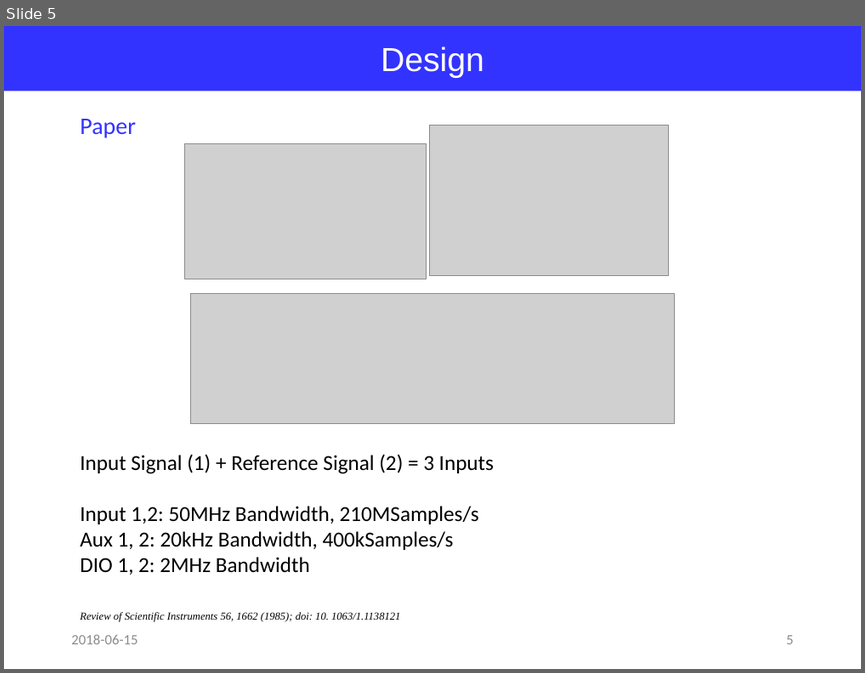
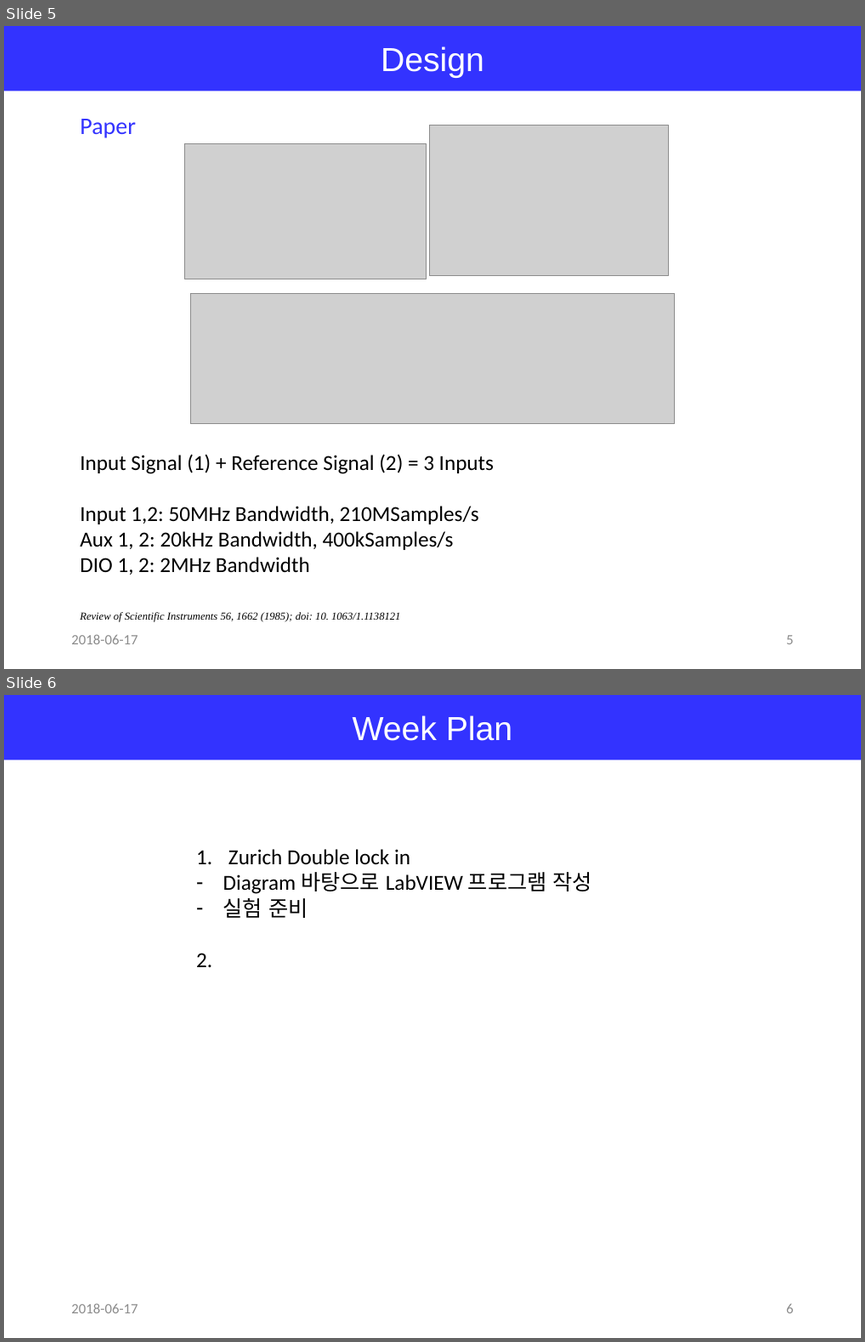
Before and after one commit to jglee96/NBTP_Lab, a slide deck: 랩미팅/201806/180614 Zurich Lock-In(Jong).pptx. Shown one above the other, each under a label of ours: slide 5 before the commit, slides 5 and 6 after it. The pictures are 865x673 and 865x1342 pixels, drawn with LibreOffice and Linux fonts; fonts in the diff are those of the drawing; grey boxes stand for pictures. Boxes give left, top, right and bottom in pixels: in the first picture for what was removed or moved away, otherwise in the second. Text is boxed around its words. In the diff, an @@ line names an element or a change of style, - is before the commit and + after.

```diff
--- a/랩미팅/201806/180614 Zurich Lock-In(Jong).pptx
+++ b/랩미팅/201806/180614 Zurich Lock-In(Jong).pptx
@@ slide 6 added at [4,695,861,1338], background #FFFFFF @@
@@ rectangle added at [4,695,861,760], fill #3333FF, 28 pt, text #FFFFFF @@
+Week Plan
@@ text added at [196,849,592,967], 18 pt, text #000000 @@
+1. Zurich Double lock in
+– Diagram 바탕으로 LabVIEW 프로그램 작성
+– 실험 준비
+2.
@@ text added at [71,1303,137,1313], 12 pt, text #8C8C8C @@
+2018-06-17
@@ page number added at [786,1304,793,1313], 12 pt, text #8C8C8C @@
+6
@@ slide 5 changed as well @@
@@ text at [71,634,137,644]: text changed @@
-2018-06-15
+2018-06-17
```
Also in this commit, not shown: 4 other slides changed, 1 slide removed, 4 other files.
